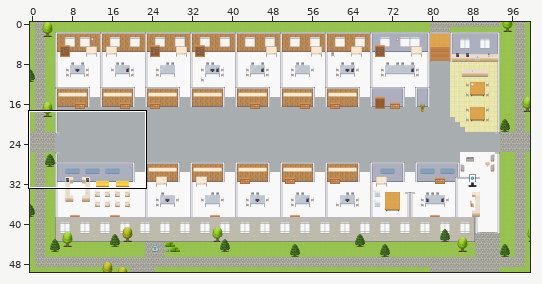
Tiled map (JSON), stored at maps/CS-Product-Fulfillment-Platform.tmj. The picture above shows the old version from afar; the outline marks the close-up.
Close-up. As it was:
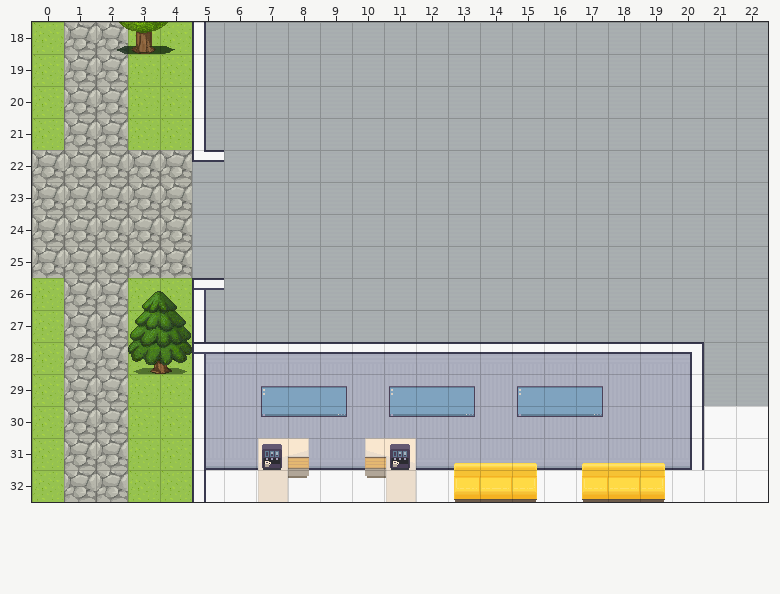
Cells are 32x32 px. Shown: x 0..22, y 18..32. The commit also changed other parts of the map, which this record leaves out.
New version:
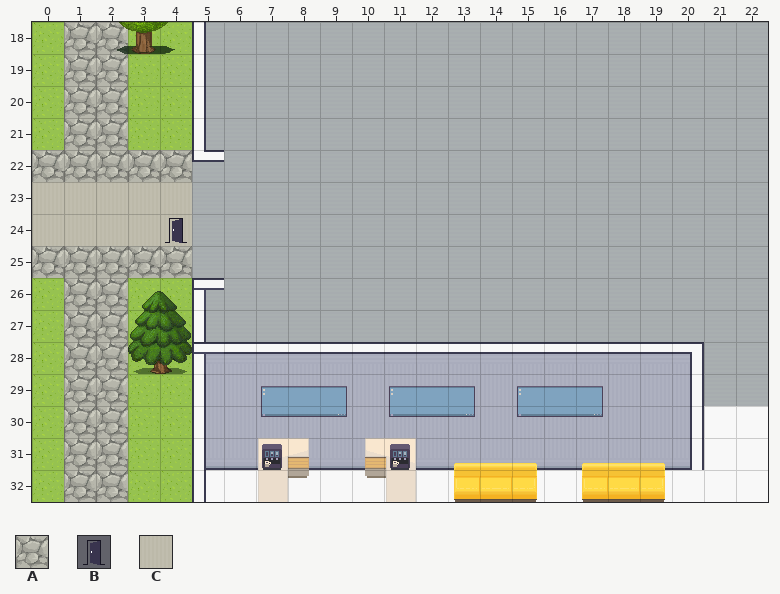
Key: from "Exterior": A 638; from "User_Zones": B 65; from "room2": C 328.
_ is an empty cell.
Tiles replaced or removed in this view: A.
The exact change:
Changed rows in their new state; . is an unchanged cell.
Layer "outside":
first column x 0:
23 CCCCC
24 CCCCC
Layer "zones":
first column x 4:
24 B
